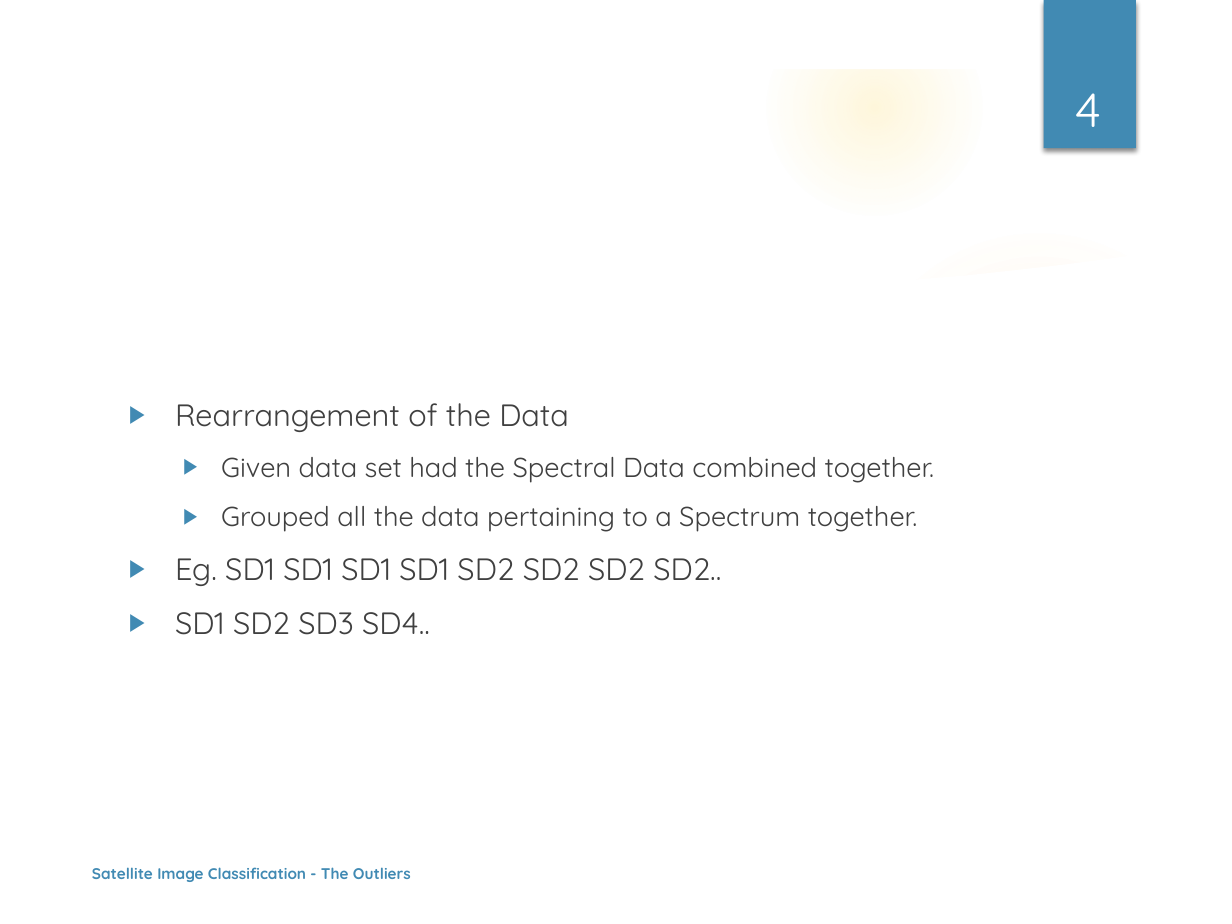
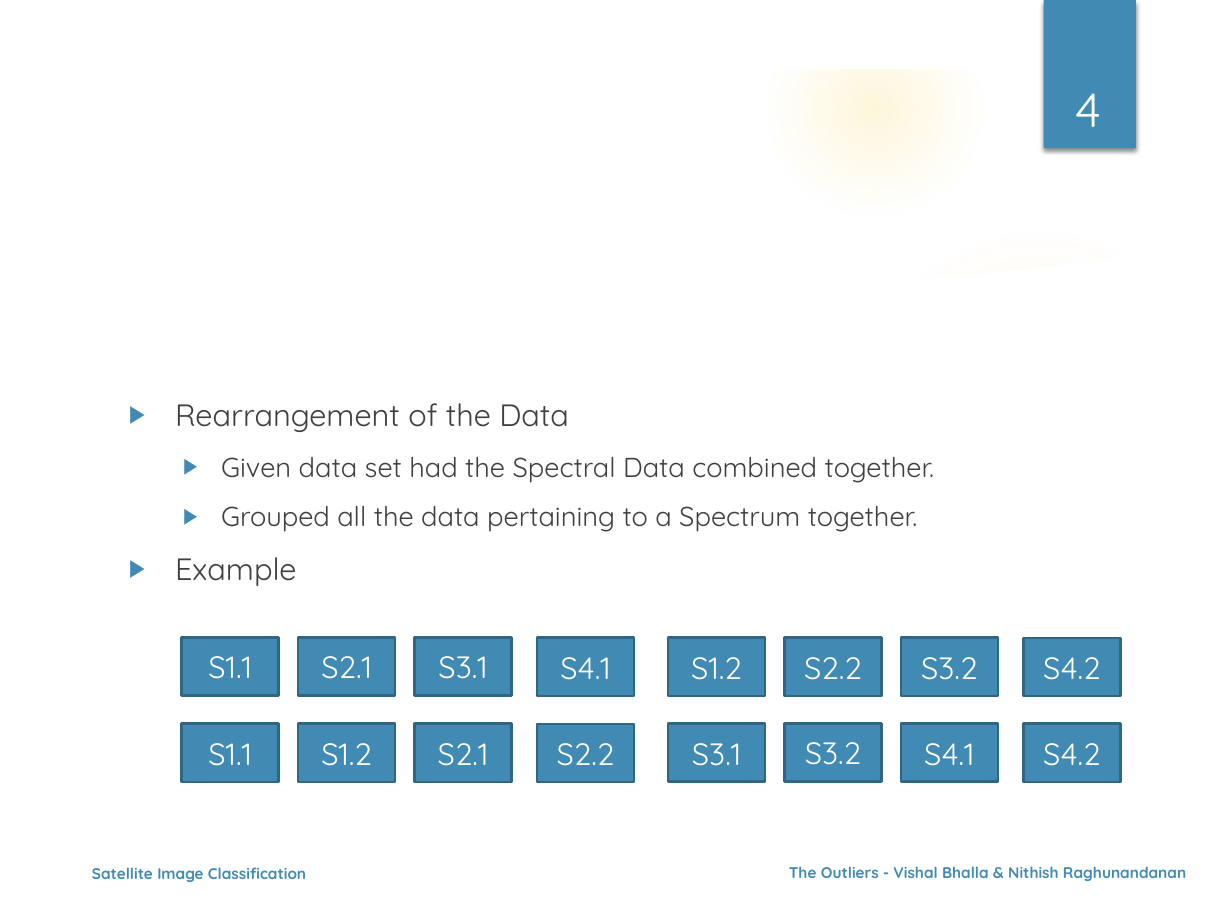
Before and after one commit to nehgu/Anomaly-Detection, a slide deck: slide 4 of Challenges/Satellite Image Data Set - Challenge 2/Ppt - Satellite Image Dataset Classification Challenge-2.pptx. Drawn at 1232x924 pixels with LibreOffice and Linux fonts; fonts in the diff are those of the drawing; background and template pictures are left out. Boxes give left, top, right and bottom in pixels: in the first picture for what was removed or moved away, otherwise in the second. Text is boxed around its words. In the diff, an @@ line names an element or a change of style, - is before the commit and + after.

```diff
--- a/Challenges/Satellite Image Data Set - Challenge 2/Ppt - Satellite Image Dataset Classification Challenge-2.pptx
+++ b/Challenges/Satellite Image Data Set - Challenge 2/Ppt - Satellite Image Dataset Classification Challenge-2.pptx
@@ text at (175, 557, 296, 586): text changed @@
-▶ Eg. SD1 SD1 SD1 SD1 SD2 SD2 SD2 SD2..
-▶ SD1 SD2 SD3 SD4..
+▶ Example
@@ group added at (181, 637, 1121, 782): 16 rectangles @@
+S1.2
+S3.2
+S4.2
+S2.2
+S1.1
+S2.1
+S2.2
+S1.2
+S1.1
+S3.1
+S4.1
+S2.1
+S3.1
+S4.1
+S4.2
+S3.2
@@ text at (92, 867, 306, 882): text changed @@
-Satellite Image Classification - The Outliers
+Satellite Image Classification
@@ text added at (789, 866, 1186, 881), 9 pt, text #418AB3, bold @@
+The Outliers - Vishal Bhalla & Nithish Raghunandanan
```
Also in this commit, not shown: 11 other slides changed, 1 slide added, 1 other file.
